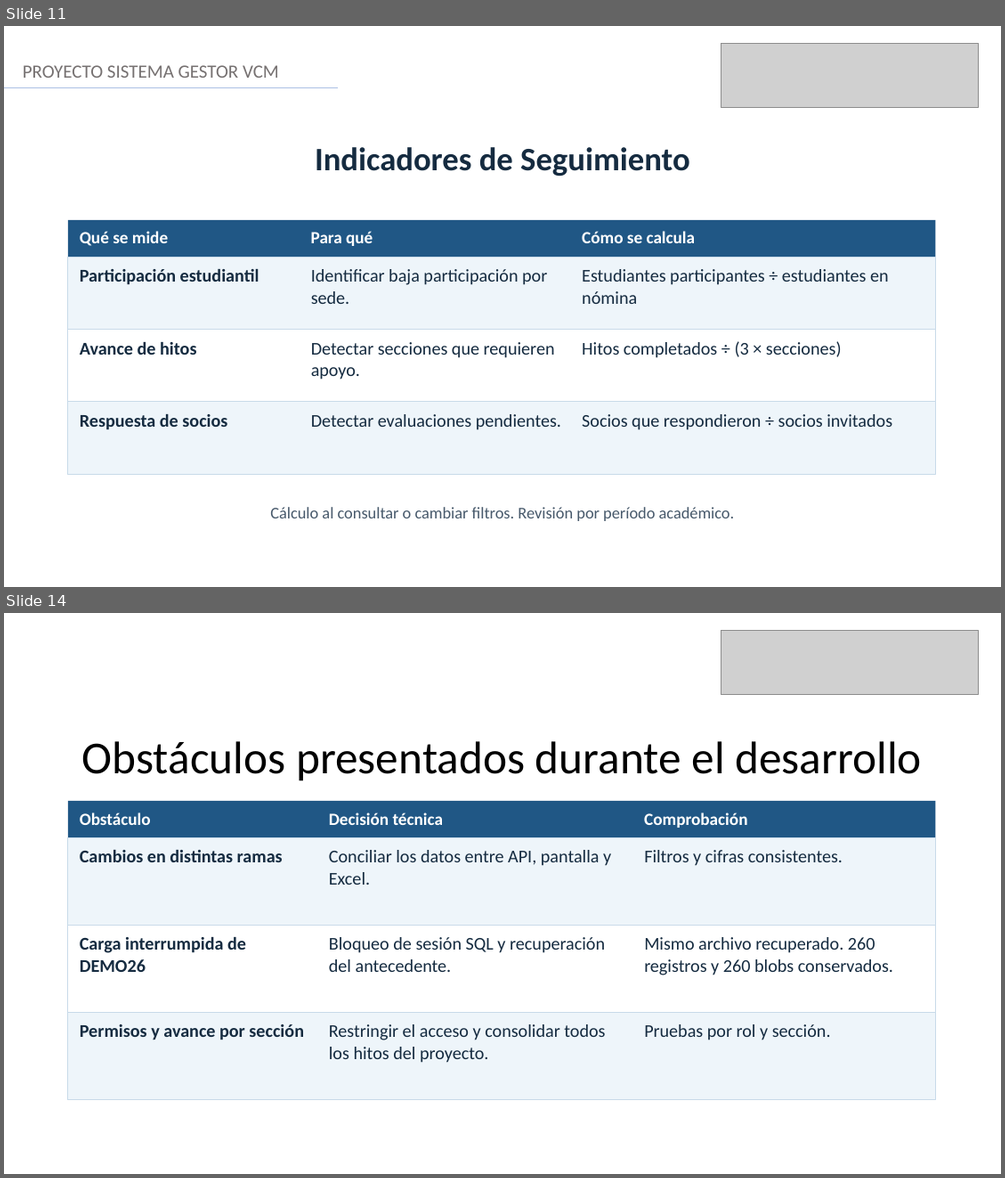
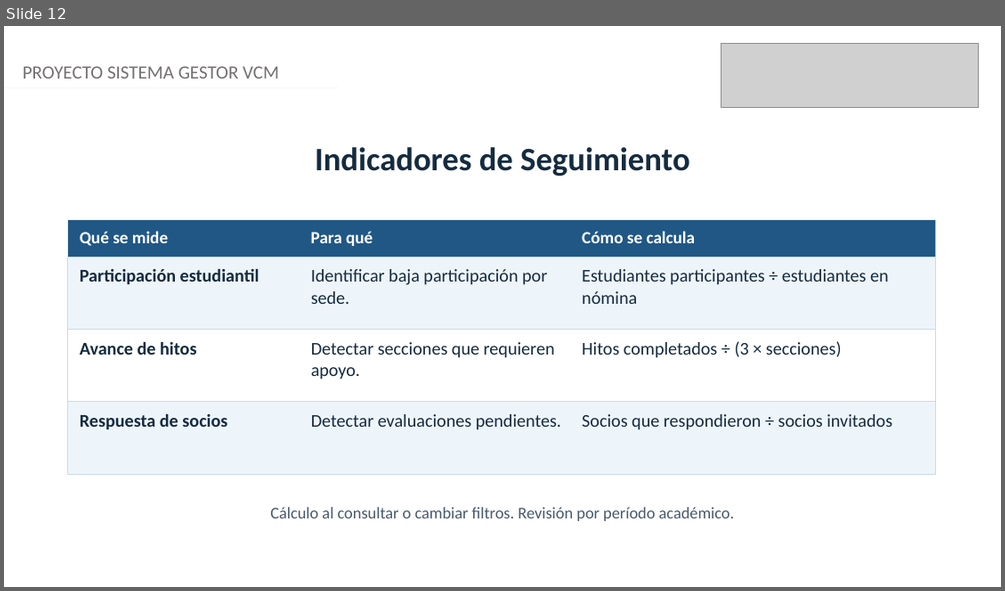
Before and after one commit to chiolinski/APT122-Sistema-Gestor-VCM, a slide deck: Fase 2/Evidencias Grupales/APT122_Presentacion_Final_Proyecto_VCM.pptx. Shown one above the other, each under a label of ours: slides 11 and 14 before the commit, slide 12 after it; the slides between them are not shown. The pictures are 1005x1178 and 1005x591 pixels, drawn with LibreOffice and Linux fonts; fonts in the diff are those of the drawing; grey boxes stand for pictures. Boxes give left, top, right and bottom in pixels: in the first picture for what was removed or moved away, otherwise in the second. Text is boxed around its words. In the diff, an @@ line names an element or a change of style, - is before the commit and + after.

```diff
--- a/Fase 2/Evidencias Grupales/APT122_Presentacion_Final_Proyecto_VCM.pptx
+++ b/Fase 2/Evidencias Grupales/APT122_Presentacion_Final_Proyecto_VCM.pptx
@@ slide 14 removed at (4, 613, 1001, 1174), background #FFFFFF @@
@@ picture removed at (721, 630, 979, 695) @@
@@ text removed at (82, 741, 922, 781) @@
-Obstáculos presentados durante el desarrollo
@@ rectangle removed at (67, 801, 935, 837) @@
@@ text removed at (80, 812, 151, 825) @@
-Obstáculo
@@ text removed at (329, 812, 443, 825) @@
-Decisión técnica
@@ text removed at (644, 812, 747, 827) @@
-Comprobación
@@ rectangle removed at (67, 837, 935, 925) @@
@@ text removed at (80, 850, 283, 862) @@
-Cambios en distintas ramas
@@ text removed at (329, 850, 611, 884) @@
-Conciliar los datos entre API, pantalla y Excel.
@@ text removed at (644, 850, 842, 866) @@
-Filtros y cifras consistentes.
@@ rectangle removed at (67, 925, 935, 1013) @@
@@ text removed at (80, 937, 246, 972) @@
-Carga interrumpida de DEMO26
@@ text removed at (329, 937, 605, 972) @@
-Bloqueo de sesión SQL y recuperación del antecedente.
@@ text removed at (644, 937, 893, 975) @@
-Mismo archivo recuperado. 260 registros y 260 blobs conservados.
@@ rectangle removed at (67, 1012, 935, 1099) @@
@@ text removed at (80, 1024, 304, 1039) @@
-Permisos y avance por sección
@@ text removed at (329, 1024, 605, 1062) @@
-Restringir el acceso y consolidar todos los hitos del proyecto.
@@ text removed at (644, 1024, 831, 1040) @@
-Pruebas por rol y sección.
@@ what was slide 11 is now slide 12 @@
@@ slide 12 changed as well @@
@@ text "PROYECTO SISTEMA GESTOR VCM" at (23, 66, 279, 79): text colour #767171 to #757070 @@
@@ line (4, 88) - (339, 88): stroke #ABC0E4 1.25 pt to #F5F7FC 1.25 pt @@
```
Also in this commit, not shown: 7 other slides changed, 9 slides added, 7 other slides removed.
